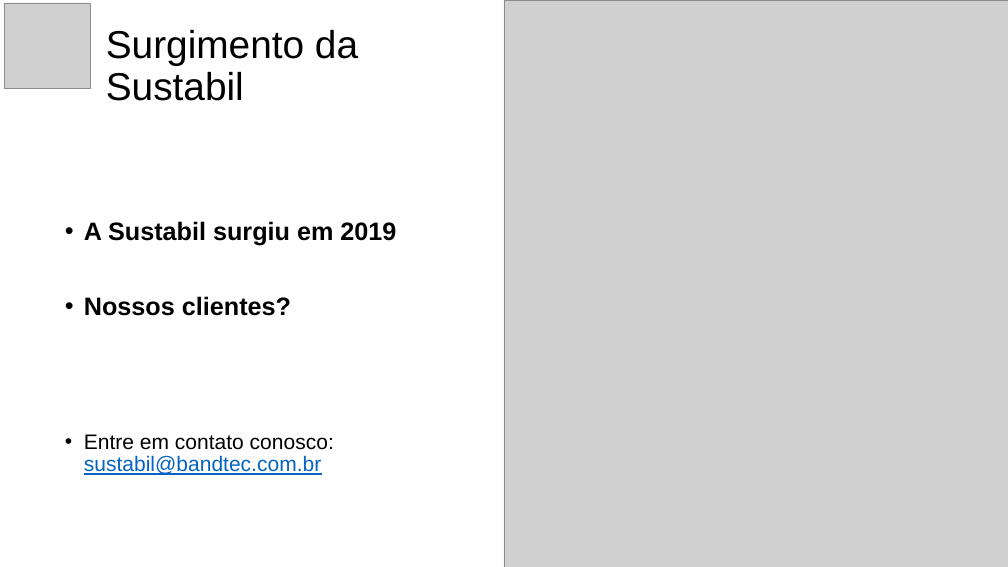
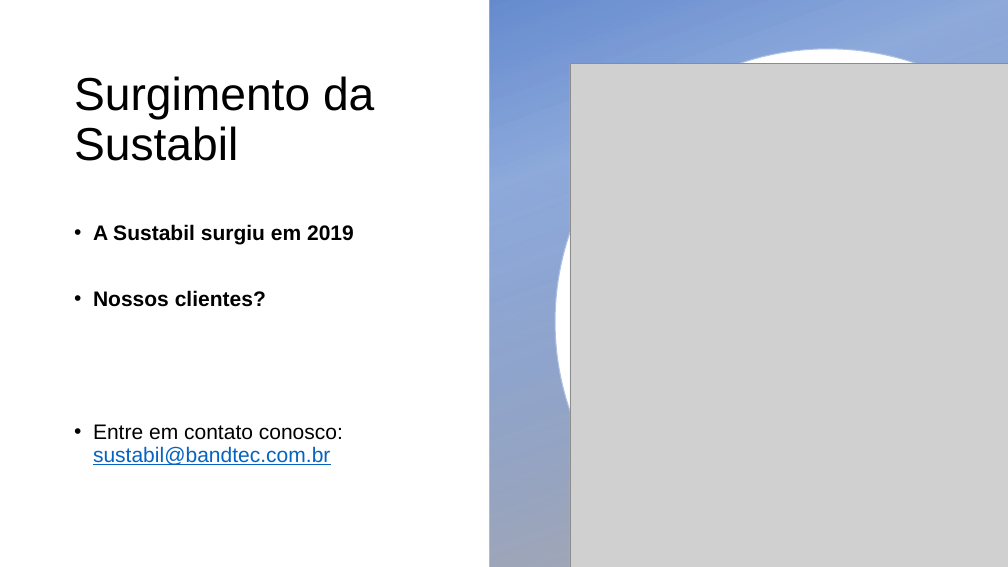
Before and after one commit to Anderson-MF/SPRINT2-SUSTABIL-PROJETO, a slide deck: slide 4 of SUSTABIL - Apresentação real.pptx. Drawn at 1008x567 pixels with LibreOffice and Linux fonts; fonts in the diff are those of the drawing; grey boxes stand for pictures; background and template pictures are left out. Boxes give left, top, right and bottom in pixels: in the first picture for what was removed or moved away, otherwise in the second. Text is boxed around its words. In the diff, an @@ line names an element or a change of style, - is before the commit and + after.

```diff
--- a/SUSTABIL - Apresentação real.pptx
+++ b/SUSTABIL - Apresentação real.pptx
@@ picture removed at [5,3,90,88] @@
@@ rectangle added at [489,0,1008,567], fill gradient #4472C4 to #AFABAB @@
@@ freeform shape added at [555,49,1008,567], fill #FFFFFF, outline #A5A5A5 1 pt @@
@@ title "Surgimento da Sustabil": place and size @@
-title "Surgimento da Sustabil" at [106,30,358,101]
+title "Surgimento da Sustabil" at [74,76,374,161]
@@ title "Surgimento da Sustabil" at [74,76,374,161]: size 37 to 44 pt @@
@@ picture: place and size @@
-picture at [504,0,1008,567]
+picture at [570,64,1008,567]
@@ text "A Sustabil surgiu em 2019": place and size @@
-text "A Sustabil surgiu em 2019" at [84,221,396,475]
+text "A Sustabil surgiu em 2019" at [93,224,354,465]
@@ text at [93,224,354,307]: size 24 to 20 pt in "A Sustabil surgiu em 2019", "Nossos clientes?" @@
```
Also in this commit, not shown: 14 other slides changed, 1 slide added, 1 slide removed.
